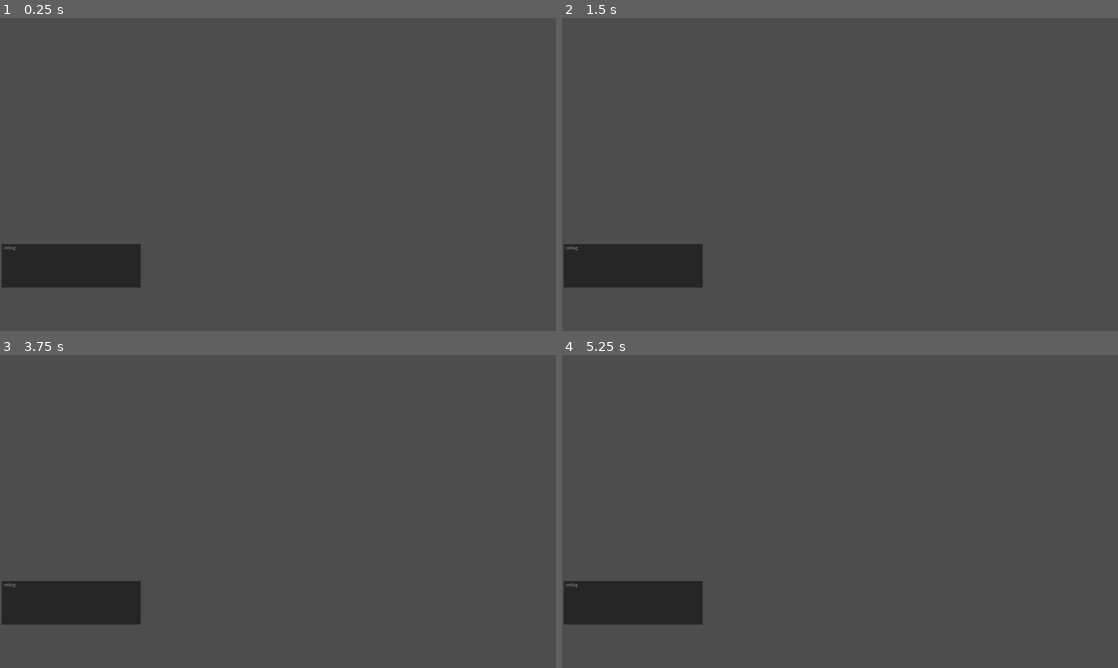
Above: before the commit, frames 1-4 (two rows, left to right).
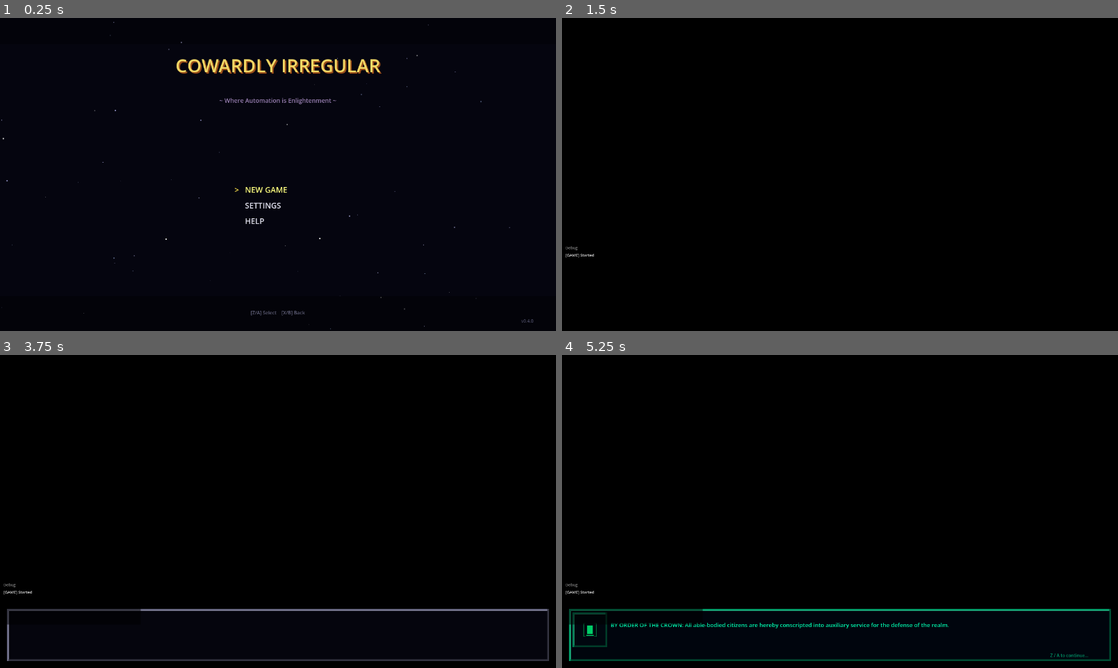
Above: after the commit, the same moments.

Repository: struktured-labs/cowardly-irregular
Game: Godot game, scene res://src/GameLoop.tscn
Two runs of this game, one before a commit and one after it. Both use one fixed random seed, a clock stepped at 60 frames per second and the inputs below.
Inputs (mouse positions are in pixels of both pictures, inside the frame that each line leads up to):
- Up to frame 1 (0.25 s): no input
- Up to frame 2 (1.5 s): tap Enter at 0.5 s; move the mouse to (962, 158) at 0.52 s; hold Right (ui_right) 0.53-1.25 s; tap I at 0.6 s; click (962, 158) at 0.67 s; tap Z (ui_accept) at 0.77, 1.07, 1.25 s; drag from (728, 190) to (812, 237) at 1.27 s
- Up to frame 3 (3.75 s): tap Z (ui_accept) at 2, 2.75, 3.5 s; move the mouse to (333, 442) at 2.02 s; hold Right (ui_right) 2.03-2.75 s; hold L (battle_defer) 2.03-2.75 s; tap I at 2.3 s; drag from (250, 574) to (111, 464) at 2.77 s; move the mouse to (444, 558) at 3.52 s; hold Left (ui_left) from 3.53 s (still down); tap Q (camera_rotate_left) at 3.6 s
- Up to frame 4 (5.25 s): tap Z (ui_accept) at 3.77, 4.07, 5 s; tap I at 3.8, 5.1 s; release Left (ui_left) at 4.25 s; drag from (673, 464) to (756, 433) at 4.27 s; move the mouse to (867, 511) at 5.02 s; hold Down (ui_down) from 5.03 s (still down); click (867, 511) at 5.17 s

The runs differ from the first frame. In frame 1, 100% of the frame differs, in the area x 0-100%, y 0-100%; in frame 2, 100%; in frame 3, 100%; in frame 4, 100%.
Error before the commit: Parse Error: Function "_on_autogrind_region_advanced" has the same name as a previously declared function. (res://src/GameLoop.gd:2738)

Commit message:
feat: autobattle script sharing — export/import scripts and rules as JSON
ScriptShareManager enables players to share autobattle scripts and autogrind
rules between saves or with other players via JSON files.

- ScriptShareManager.gd: export/import for character scripts (single + bundle),
  autogrind rules, file listing, human-readable summaries
- AutogrindUI: [E] to export all scripts + rules, [I] to import from exports
- Files saved to user://script_exports/ as versioned JSON
- Fixes duplicate function/signal connections in GameLoop from prior merges
- 7 unit tests for roundtrip export/import, file listing, error handling

Co-Authored-By: Claude Opus 4.6 (1M context) <noreply@anthropic.com>

Diff:
--- a/src/GameLoop.gd
+++ b/src/GameLoop.gd
@@ -2110,9 +2110,6 @@
 
 	# Start grinding
 	_autogrind_controller.start_grind(party, config, _current_terrain)
-	_autogrind_controller.tier_changed.connect(_on_autogrind_tier_changed)
-	if _autogrind_controller.has_signal("region_advanced"):
-		_autogrind_controller.region_advanced.connect(_on_autogrind_region_advanced)
 
 	# Clear battle summary ring buffer for new session
 	_autogrind_battle_summaries.clear()
@@ -2735,31 +2732,6 @@
 		_autogrind_controller.cycle_tier()
 
 
-func _on_autogrind_region_advanced(from_region: String, to_region: String, world_num: int) -> void:
-	"""Handle auto-advance to next world region during autogrind."""
-	_current_map_id = to_region
-	_current_terrain = to_region
-	if has_node("/root/GameState"):
-		GameState.current_world = world_num
-
-	var world_names = {
-		1: "Medieval", 2: "Suburban", 3: "Steampunk",
-		4: "Industrial", 5: "Futuristic", 6: "Abstract"
-	}
-	var world_name = world_names.get(world_num, "World %d" % world_num)
-	_show_autogrind_toast("REGION CRACKED! Advancing to World %d: %s" % [world_num, world_name])
-
-	_autogrind_battle_summaries.append("[color=#ff88ff]>>> ADVANCED TO WORLD %d: %s <<<[/color]" % [world_num, world_name.to_upper()])
-	if _autogrind_battle_summaries.size() > 50:
-		_autogrind_battle_summaries.remove_at(0)
-
-	if _autogrind_dashboard and is_instance_valid(_autogrind_dashboard):
-		var stats = _autogrind_controller.get_grind_stats() if _autogrind_controller and is_instance_valid(_autogrind_controller) else {}
-		_autogrind_dashboard.refresh(stats, to_region)
-
-	print("[AUTOGRIND] Region advanced: %s -> %s (World %d)" % [from_region, to_region, world_num])
-
-
 func _autogrind_heal_member(member: Combatant) -> void:
 	var heal_items = [["hi_potion", 200], ["potion", 50]]
 	for item_pair in heal_items:
--- /dev/null
+++ b/src/autobattle/ScriptShareManager.gd
@@ -0,0 +1,200 @@
+extends RefCounted
+class_name ScriptShareManager
+
+## ScriptShareManager — Export/import autobattle scripts and autogrind rules as JSON.
+## Files go to user://script_exports/ for easy sharing between players.
+
+const EXPORT_DIR = "user://script_exports/"
+const FILE_VERSION = 1
+
+## Export a character's active autobattle script to a JSON file.
+## Returns the file path on success, empty string on failure.
+static func export_character_script(character_id: String) -> String:
+	var script = AutobattleSystem.get_character_script(character_id)
+	if script.is_empty():
+		print("[SHARE] No script found for %s" % character_id)
+		return ""
+
+	var export_data = {
+		"version": FILE_VERSION,
+		"type": "autobattle_script",
+		"character_id": character_id,
+		"exported_at": Time.get_datetime_string_from_system(),
+		"script": script,
+	}
+
+	var filename = "%s_autobattle.json" % character_id
+	return _write_export(filename, export_data)
+
+
+## Export all party autobattle scripts as a single bundle.
+static func export_all_scripts(party: Array) -> String:
+	var scripts: Dictionary = {}
+	for member in party:
+		if member is Combatant:
+			var char_id = member.combatant_name.to_lower().replace(" ", "_")
+			var script = AutobattleSystem.get_character_script(char_id)
+			if not script.is_empty():
+				scripts[char_id] = script
+
+	if scripts.is_empty():
+		print("[SHARE] No scripts to export")
+		return ""
+
+	var export_data = {
+		"version": FILE_VERSION,
+		"type": "autobattle_bundle",
+		"exported_at": Time.get_datetime_string_from_system(),
+		"scripts": scripts,
+	}
+
+	var filename = "party_autobattle.json"
+	return _write_export(filename, export_data)
+
+
+## Export autogrind rules to a JSON file.
+static func export_autogrind_rules() -> String:
+	var rules = AutogrindSystem.get_autogrind_rules()
+	if rules.is_empty():
+		print("[SHARE] No autogrind rules to export")
+		return ""
+
+	var export_data = {
+		"version": FILE_VERSION,
+		"type": "autogrind_rules",
+		"exported_at": Time.get_datetime_string_from_system(),
+		"rules": rules,
+	}
+
+	var filename = "autogrind_rules.json"
+	return _write_export(filename, export_data)
+
+
+## Import a script/rules file. Returns a dict with "type" and content, or empty on failure.
+static func import_file(filename: String) -> Dictionary:
+	var path = EXPORT_DIR + filename
+	if not FileAccess.file_exists(path):
+		print("[SHARE] File not found: %s" % path)
+		return {}
+
+	var file = FileAccess.open(path, FileAccess.READ)
+	if not file:
+		print("[SHARE] Cannot open: %s" % path)
+		return {}
+
+	var json_text = file.get_as_text()
+	file.close()
+
+	var json = JSON.new()
+	if json.parse(json_text) != OK:
+		print("[SHARE] Invalid JSON in %s" % filename)
+		return {}
+
+	var data: Dictionary = json.data
+	if not data.has("type") or not data.has("version"):
+		print("[SHARE] Missing type/version in %s" % filename)
+		return {}
+
+	return data
+
+
+## Apply an imported autobattle script to a character.
+static func apply_character_script(character_id: String, data: Dictionary) -> bool:
+	if data.get("type") == "autobattle_script":
+		var script = data.get("script", {})
+		if script.is_empty():
+			return false
+		AutobattleSystem.set_character_script(character_id, script)
+		print("[SHARE] Applied script to %s" % character_id)
+		return true
+
+	if data.get("type") == "autobattle_bundle":
+		var scripts = data.get("scripts", {})
+		if scripts.has(character_id):
+			AutobattleSystem.set_character_script(character_id, scripts[character_id])
+			print("[SHARE] Applied bundled script to %s" % character_id)
+			return true
+
+	return false
+
+
+## Apply an imported autobattle bundle to all matching characters.
+static func apply_script_bundle(data: Dictionary) -> int:
+	if data.get("type") != "autobattle_bundle":
+		return 0
+	var scripts = data.get("scripts", {})
+	var count = 0
+	for char_id in scripts:
+		AutobattleSystem.set_character_script(char_id, scripts[char_id])
+		count += 1
+	print("[SHARE] Applied %d scripts from bundle" % count)
+	return count
+
+
+## Apply imported autogrind rules.
+static func apply_autogrind_rules(data: Dictionary) -> bool:
+	if data.get("type") != "autogrind_rules":
+		return false
+	var rules = data.get("rules", [])
+	if rules.is_empty():
+		return false
+	AutogrindSystem.set_autogrind_rules(rules)
+	print("[SHARE] Applied autogrind rules (%d rules)" % rules.size())
+	return true
+
+
+## List all available export files.
+static func list_exports() -> Array[String]:
+	var files: Array[String] = []
+	if not DirAccess.dir_exists_absolute(EXPORT_DIR):
+		return files
+	var dir = DirAccess.open(EXPORT_DIR)
+	if not dir:
+		return files
+	dir.list_dir_begin()
+	var filename = dir.get_next()
+	while filename != "":
+		if filename.ends_with(".json"):
+			files.append(filename)
+		filename = dir.get_next()
+	dir.list_dir_end()
+	files.sort()
+	return files
+
+
+## Get a human-readable summary of an export file without fully loading it.
+static func get_export_summary(filename: String) -> String:
+	var data = import_file(filename)
+	if data.is_empty():
+		return "Invalid file"
+	var type_str = data.get("type", "unknown")
+	var date = data.get("exported_at", "unknown")
+	match type_str:
+		"autobattle_script":
+			var char_id = data.get("character_id", "?")
+			var rules_count = data.get("script", {}).get("rules", []).size()
+			return "%s script (%d rules) — %s" % [char_id, rules_count, date]
+		"autobattle_bundle":
+			var count = data.get("scripts", {}).size()
+			return "Party bundle (%d characters) — %s" % [count, date]
+		"autogrind_rules":
+			var count = data.get("rules", []).size()
+			return "Autogrind rules (%d rules) — %s" % [count, date]
+	return "%s — %s" % [type_str, date]
+
+
+## Internal: write export data to file.
+static func _write_export(filename: String, data: Dictionary) -> String:
+	if not DirAccess.dir_exists_absolute(EXPORT_DIR):
+		DirAccess.make_dir_recursive_absolute(EXPORT_DIR)
+
+	var path = EXPORT_DIR + filename
+	var file = FileAccess.open(path, FileAccess.WRITE)
+	if not file:
+		print("[SHARE] Cannot write to %s" % path)
+		return ""
+
+	file.store_string(JSON.stringify(data, "\t"))
+	file.close()
+	print("[SHARE] Exported to %s" % path)
+	return path
--- a/src/ui/autogrind/AutogrindUI.gd
+++ b/src/ui/autogrind/AutogrindUI.gd
@@ -409,7 +409,7 @@
 	"""Build footer with controls help, ludicrous speed toggle, and permadeath staking toggle"""
 	var footer = Label.new()
 	var auto_adv_txt = "ON" if _auto_advance_enabled else "OFF"
-	footer.text = "D-Pad:Navigate  A:Edit  B:Close  Start:Go  X:Ludicrous  W:AutoAdv(%s)  P:Permadeath" % auto_adv_txt
+	footer.text = "A:Edit  B:Close  Start:Go  X:Ludicrous  E:Export  I:Import  W:Adv(%s)  P:Perma" % auto_adv_txt
 	footer.position = Vector2(8, vp_size.y - 24)
 	footer.add_theme_font_size_override("font_size", 10)
 	footer.add_theme_color_override("font_color", DISABLED_COLOR)
@@ -1053,6 +1053,14 @@
 
 	elif event is InputEventKey and event.pressed and event.keycode == KEY_W and not event.is_echo():
 		_toggle_auto_advance()
+		get_viewport().set_input_as_handled()
+
+	elif event is InputEventKey and event.pressed and event.keycode == KEY_E and not event.is_echo():
+		_export_scripts()
+		get_viewport().set_input_as_handled()
+
+	elif event is InputEventKey and event.pressed and event.keycode == KEY_I and not event.is_echo():
+		_import_scripts()
 		get_viewport().set_input_as_handled()
 
 	elif event is InputEventKey and event.pressed and event.keycode == KEY_P and not event.is_echo():
@@ -1348,6 +1356,75 @@
 	SoundManager.play_ui("menu_select")
 
 
+func _export_scripts() -> void:
+	"""Export autobattle scripts + autogrind rules to JSON files."""
+	if _is_grinding:
+		_log_message("[color=yellow]Cannot export while grinding.[/color]")
+		return
+
+	var exported = 0
+
+	# Export party autobattle scripts as a bundle
+	if _party.size() > 0:
+		var path = ScriptShareManager.export_all_scripts(_party)
+		if path != "":
+			exported += 1
+			_log_message("[color=lime]Exported party autobattle scripts[/color]")
+
+	# Export autogrind rules
+	var rules_path = ScriptShareManager.export_autogrind_rules()
+	if rules_path != "":
+		exported += 1
+		_log_message("[color=lime]Exported autogrind rules[/color]")
+
+	if exported == 0:
+		_log_message("[color=yellow]Nothing to export.[/color]")
+	else:
+		_log_message("[color=lime]%d file(s) exported to script_exports/[/color]" % exported)
+	SoundManager.play_ui("menu_select")
+
+
+func _import_scripts() -> void:
+	"""Import autobattle scripts and autogrind rules from export files."""
+	if _is_grinding:
+		_log_message("[color=yellow]Cannot import while grinding.[/color]")
+		return
+
+	var files = ScriptShareManager.list_exports()
+	if files.is_empty():
+		_log_message("[color=yellow]No export files found. Export first with [E].[/color]")
+		return
+
+	var imported = 0
+	for filename in files:
+		var data = ScriptShareManager.import_file(filename)
+		if data.is_empty():
+			continue
+		match data.get("type", ""):
+			"autobattle_bundle":
+				var count = ScriptShareManager.apply_script_bundle(data)
+				if count > 0:
+					imported += count
+					_log_message("[color=lime]Imported %d autobattle scripts from %s[/color]" % [count, filename])
+			"autobattle_script":
+				var char_id = data.get("character_id", "")
+				if char_id != "" and ScriptShareManager.apply_character_script(char_id, data):
+					imported += 1
+					_log_message("[color=lime]Imported script for %s[/color]" % char_id)
+			"autogrind_rules":
+				if ScriptShareManager.apply_autogrind_rules(data):
+					imported += 1
+					rules = AutogrindSystem.get_autogrind_rules()
+					_log_message("[color=lime]Imported autogrind rules from %s[/color]" % filename)
+
+	if imported == 0:
+		_log_message("[color=yellow]No compatible files to import.[/color]")
+	else:
+		_build_ui()
+
+	SoundManager.play_ui("menu_select")
+
+
 func _toggle_permadeath_staking() -> void:
 	"""Toggle permadeath staking with a confirmation step when enabling."""
 	if _is_grinding:
--- /dev/null
+++ b/test/unit/test_script_share.gd
@@ -0,0 +1,75 @@
+extends GutTest
+
+## Tests for ScriptShareManager — autobattle script export/import
+
+
+func test_script_share_manager_class_exists() -> void:
+	var manager = ScriptShareManager.new()
+	assert_not_null(manager, "ScriptShareManager should instantiate")
+
+
+func test_export_dir_constant() -> void:
+	assert_eq(ScriptShareManager.EXPORT_DIR, "user://script_exports/",
+		"Export dir should be user://script_exports/")
+
+
+func test_file_version_constant() -> void:
+	assert_eq(ScriptShareManager.FILE_VERSION, 1, "File version should be 1")
+
+
+func test_list_exports_returns_array() -> void:
+	var files = ScriptShareManager.list_exports()
+	assert_true(files is Array, "list_exports should return an array")
+
+
+func test_import_nonexistent_file_returns_empty() -> void:
+	var data = ScriptShareManager.import_file("nonexistent_file.json")
+	assert_true(data.is_empty(), "Importing nonexistent file should return empty dict")
+
+
+func test_export_autogrind_rules_roundtrip() -> void:
+	# Set some rules
+	var test_rules = [
+		{
+			"conditions": [{"type": "party_hp_avg", "op": "<", "value": 30}],
+			"actions": [{"type": "stop_grinding"}],
+			"enabled": true
+		}
+	]
+	AutogrindSystem.set_autogrind_rules(test_rules)
+
+	# Export
+	var path = ScriptShareManager.export_autogrind_rules()
+	assert_ne(path, "", "Export should return a path")
+
+	# Import
+	var data = ScriptShareManager.import_file("autogrind_rules.json")
+	assert_false(data.is_empty(), "Import should return data")
+	assert_eq(data.get("type"), "autogrind_rules", "Type should be autogrind_rules")
+	assert_eq(data.get("version"), 1, "Version should be 1")
+
+	var imported_rules = data.get("rules", [])
+	assert_eq(imported_rules.size(), 1, "Should have 1 rule")
+	assert_eq(imported_rules[0]["conditions"][0]["type"], "party_hp_avg", "Condition type should match")
+
+
+func test_get_export_summary_autogrind() -> void:
+	# Export rules first
+	var test_rules = [
+		{
+			"conditions": [{"type": "always"}],
+			"actions": [{"type": "stop_grinding"}],
+			"enabled": true
+		}
+	]
+	AutogrindSystem.set_autogrind_rules(test_rules)
+	ScriptShareManager.export_autogrind_rules()
+
+	var summary = ScriptShareManager.get_export_summary("autogrind_rules.json")
+	assert_true(summary.contains("Autogrind rules"), "Summary should mention autogrind rules")
+	assert_true(summary.contains("1 rules"), "Summary should show rule count")
+
+
+func test_get_export_summary_invalid_file() -> void:
+	var summary = ScriptShareManager.get_export_summary("no_such_file.json")
+	assert_eq(summary, "Invalid file", "Should return 'Invalid file' for missing files")
